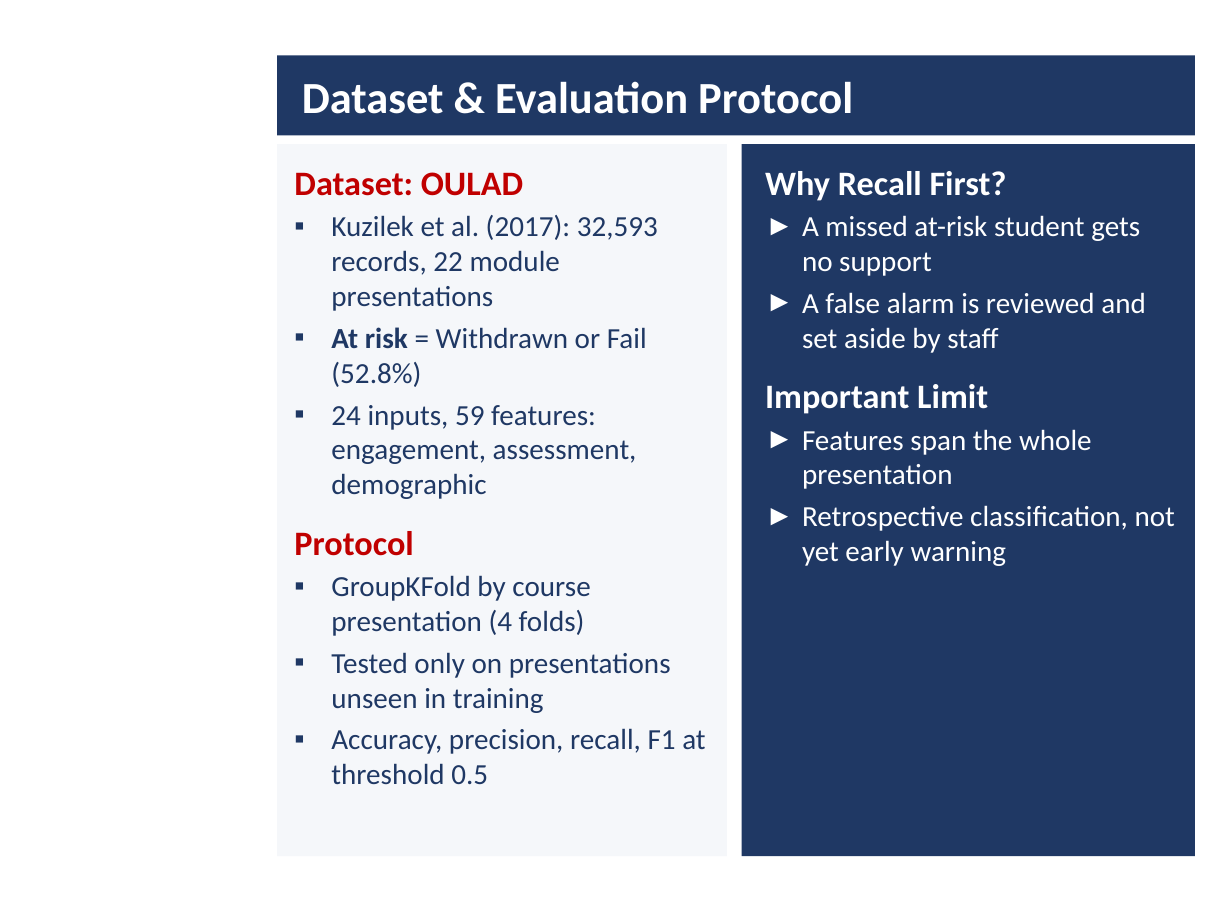
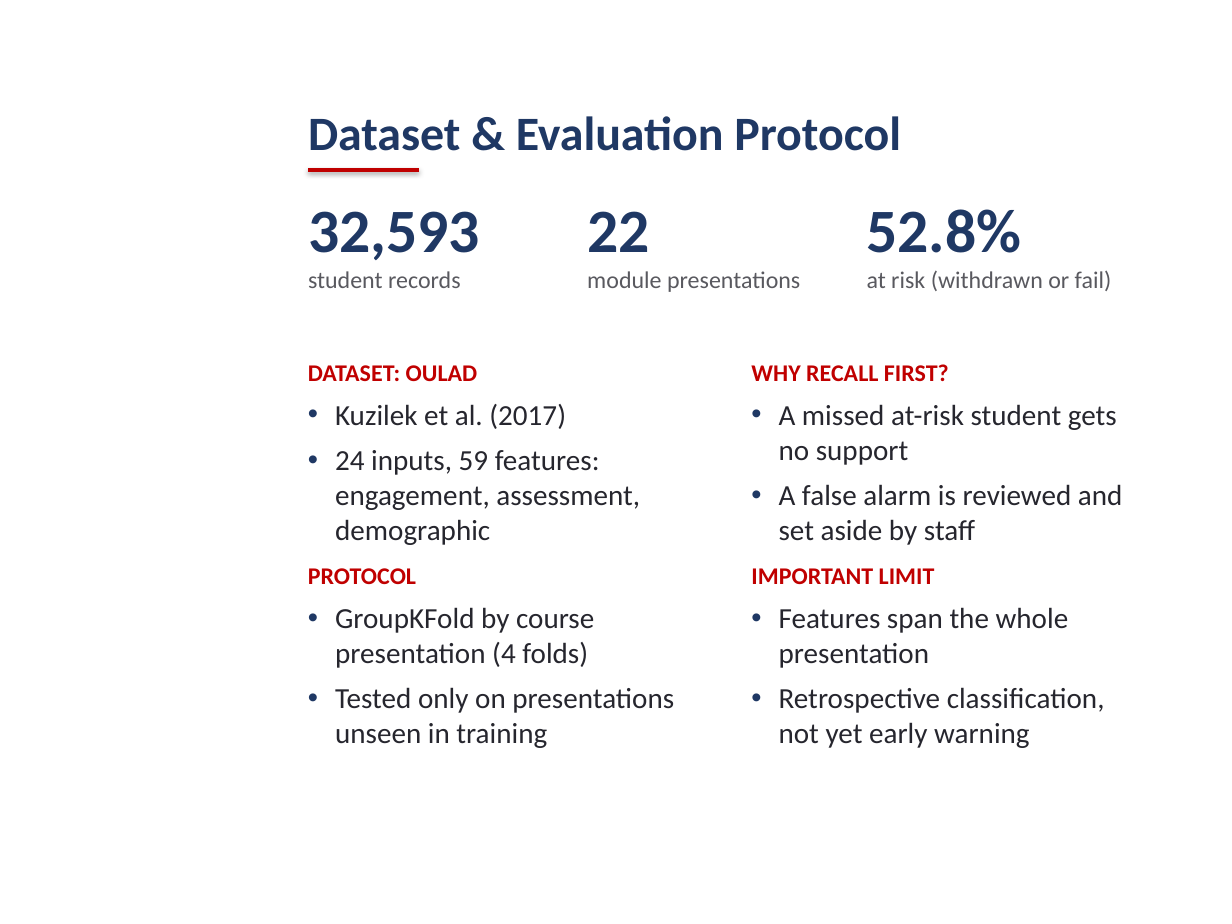
Before and after one commit to daniel-larry/python-run-result, a slide deck: slide 7 of Internal_Defense_Presentation.pptx. Drawn at 1232x924 pixels with LibreOffice and Linux fonts; fonts in the diff are those of the drawing; background and template pictures are left out. Boxes give left, top, right and bottom in pixels: in the first picture for what was removed or moved away, otherwise in the second. Text is boxed around its words. In the diff, an @@ line names an element or a change of style, - is before the commit and + after.

Commit message:
Defense deck: open layout without boxes, Calibri, Moodle screenshot

```diff
--- a/Internal_Defense_Presentation.pptx
+++ b/Internal_Defense_Presentation.pptx
@@ rectangle removed at bbox=[277, 55, 1195, 136] @@
@@ title "Dataset & Evaluation Protocol": place and size @@
-title "Dataset & Evaluation Protocol" at bbox=[302, 81, 853, 114]
+title "Dataset & Evaluation Protocol" at bbox=[308, 116, 901, 151]
@@ title "Dataset & Evaluation Protocol" at bbox=[308, 116, 901, 151]: size 26 to 28 pt, text colour #FFFFFF to #1F3864; vertical alignment middle to bottom @@
@@ rectangle removed at bbox=[277, 144, 727, 856] @@
@@ rectangle removed at bbox=[742, 144, 1195, 856] @@
@@ line added from (308, 170) to (419, 170), #C00000 2.25 pt @@
@@ text added at bbox=[867, 209, 1112, 291], 14 pt, text #59595F @@
+52.8%
+at risk (withdrawn or fail)
@@ text added at bbox=[308, 211, 480, 288], 14 pt, text #59595F @@
+32,593
+student records
@@ text added at bbox=[587, 211, 800, 292], 14 pt, text #59595F @@
+22
+module presentations
@@ text "DATASET: OULAD": place and size @@
-text "DATASET: OULAD" at bbox=[294, 172, 705, 784]
+text "DATASET: OULAD" at bbox=[308, 365, 640, 545]
@@ text "WHY RECALL FIRST?": place and size @@
-text "WHY RECALL FIRST?" at bbox=[765, 171, 1175, 566]
+text "WHY RECALL FIRST?" at bbox=[751, 364, 1123, 545]
@@ text at bbox=[308, 365, 566, 429]: text changed; text colour #1F3864 to #26262E @@
-Dataset: OULAD
-▪ Kuzilek et al. (2017): 32,593 records, 22 module presentations
-▪ At risk = Withdrawn or Fail (52.8%)
+DATASET: OULAD
+• Kuzilek et al. (2017)
@@ text at bbox=[751, 364, 949, 381]: text changed; size 20 to 14 pt; text colour #FFFFFF to #C00000 @@
-Why Recall First?
+WHY RECALL FIRST?
@@ text at bbox=[765, 384, 1175, 566]: paragraphs removed @@
-Important Limit
-► Features span the whole presentation
-► Retrospective classification, not yet early warning
@@ text at bbox=[779, 404, 1123, 545]: text colour #FFFFFF to #26262E in "A missed at-risk student gets no support", "A false alarm is reviewed and set ..."; bullet ► to •; more space between paragraphs; bullet colour #FFFFFF to #1F3864 @@
@@ text at bbox=[335, 450, 640, 545]: text colour #1F3864 to #26262E in "24 inputs, 59 features: engagement, assessment, demographic"; bullet ▪ to •; more space between paragraphs @@
@@ text at bbox=[294, 531, 705, 784]: paragraphs removed @@
-Protocol
-▪ GroupKFold by course presentation (4 folds)
-▪ Tested only on presentations unseen in training
-▪ Accuracy, precision, recall, F1 at threshold 0.5
@@ text added at bbox=[308, 568, 674, 748], 17 pt, text #26262E @@
+PROTOCOL
+• GroupKFold by course presentation (4 folds)
+• Tested only on presentations unseen in training
@@ text added at bbox=[751, 568, 1105, 748], 17 pt, text #26262E @@
+IMPORTANT LIMIT
+• Features span the whole presentation
+• Retrospective classification, not yet early warning
```
Also in this commit, not shown: 11 other slides changed.
